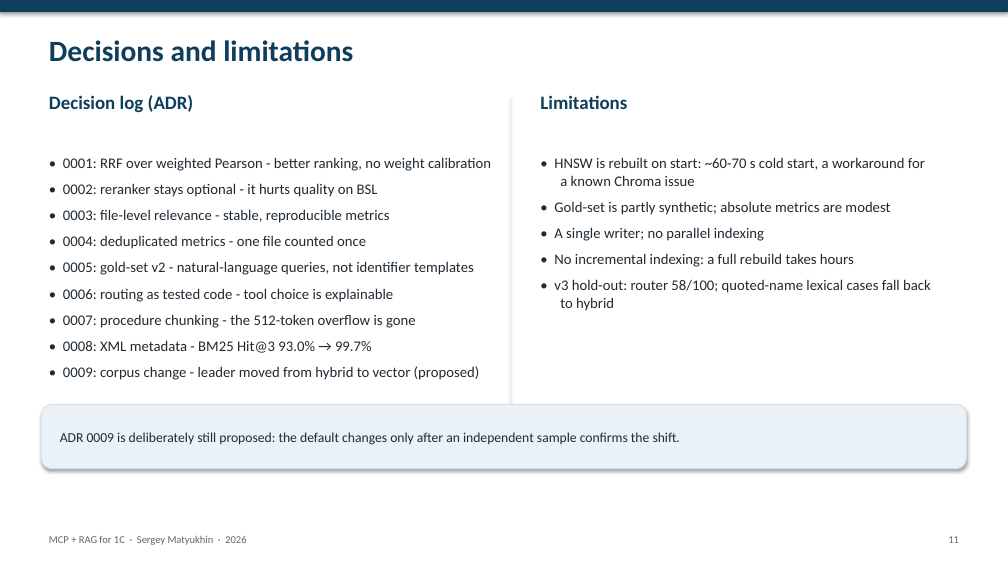
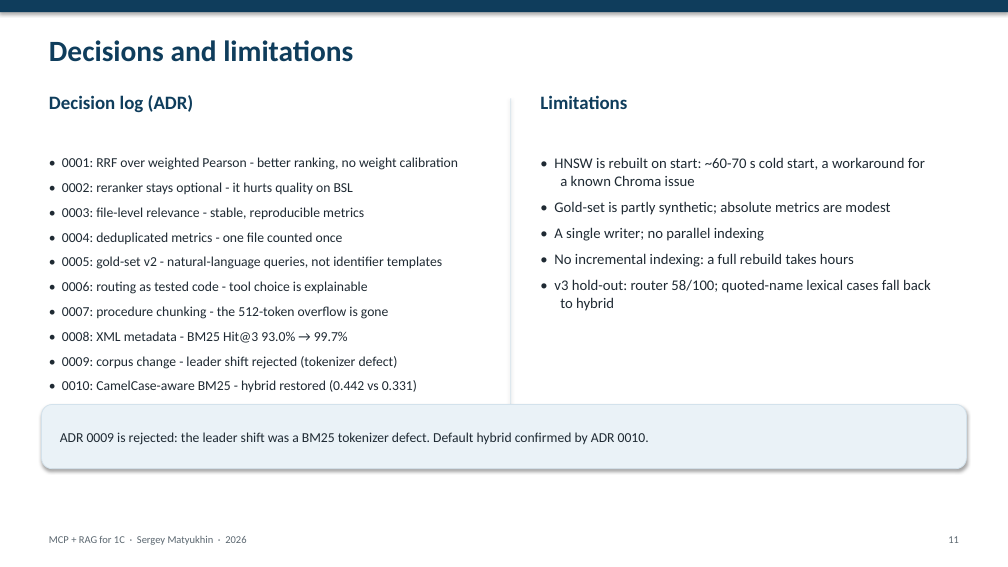
Before and after one commit to Smaturus/1c-mcp-rag-search, a slide deck: slide 11 of docs/presentation/en/1c-mcp-rag-search-slides-en.pptx. Drawn at 1008x567 pixels with LibreOffice and Linux fonts; fonts in the diff are those of the drawing. Boxes give left, top, right and bottom in pixels: in the first picture for what was removed or moved away, otherwise in the second. Text is boxed around its words. In the diff, an @@ line names an element or a change of style, - is before the commit and + after.

Commit message:
fix(bm25): split CamelCase identifiers and rebuild lexical index
CamelCase/snake_case splitting keeps the original token and adds parts, so natural queries match identifiers such as ZаказПокупателя. Rebuilt bm25_all: 179586 docs, 236320 terms, 81 MB.

v2 dev, 4 runs: hybrid 0.442 +/- 0.012 vs vector 0.331 +/- 0.028 (p=0.0037). v3 hold-out, 3 runs: hybrid 0.217 vs vector 0.208 (p=0.635). ADR 0009 rejected; ADR 0010 accepted; reports, README and decks updated.

```diff
--- a/docs/presentation/en/1c-mcp-rag-search-slides-en.pptx
+++ b/docs/presentation/en/1c-mcp-rag-search-slides-en.pptx
@@ text at (62,157,458,343): size 14 to 13 pt in "• 0001: RRF over weighted Pearson - ...", "• 0002: reranker stays optional - it ...", "• 0003: file-level relevance - stable, reproducible ...", "• 0004: deduplicated metrics - one file ..." and 4 more places @@
@@ text at (62,356,417,392): text changed; size 14 to 13 pt @@
-• 0009: corpus change - leader moved from hybrid to vector (proposed)
+• 0009: corpus change - leader shift rejected (tokenizer defect)
+• 0010: CamelCase-aware BM25 - hybrid restored (0.442 vs 0.331)
@@ text in rounded rectangle at (60,432,649,445): text changed @@
-ADR 0009 is deliberately still proposed: the default changes only after an independent sample confirms the shift.
+ADR 0009 is rejected: the leader shift was a BM25 tokenizer defect. Default hybrid confirmed by ADR 0010.
```
Also in this commit, not shown: 5 other slides changed, 36 other files.
